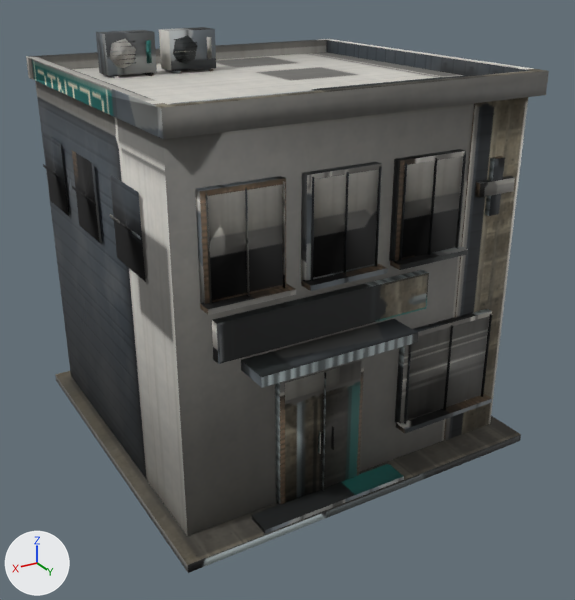
An edit to the OBJ model App/assets/lod/buildings/commercial/public_001.lod1.obj, drawn before and after from the same camera.
Before and after are seen from a 50 mm camera at (6.59, 11.53, 7.97) aimed at (-0.02, 0.52, 2.46). Arrows for +X, +Y and +Z are at lower left; the lights stay in place. The older version comes first. Where no turn or scale is listed for an object, it has been applied to the vertices.

In view in the first picture: 'public_001'.
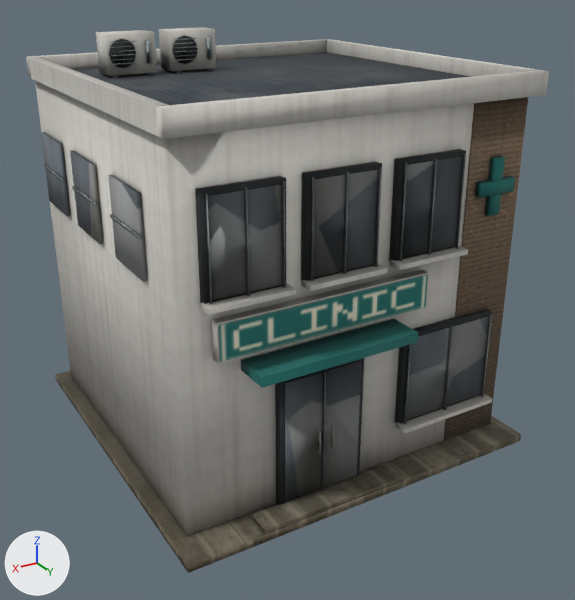
Diff of the bpy script that builds the scene:
```diff
--- a/App/assets/lod/buildings/commercial/public_001.lod1.obj.py
+++ b/App/assets/lod/buildings/commercial/public_001.lod1.obj.py
@@ me_public_001 @@
 # used by ob_public_001; location = (0.0, 0.0, 0.0)
-me_public_001.from_pydata(...)  # 436 vertices, 608 faces; spans x -3.25..3.25, y -3.25..3.29, z 0.0..6.85
+me_public_001.from_pydata(...)  # 473 vertices, 619 faces, 2 loose edges; spans x -3.25..3.25, y -3.25..3.29, z 0.0..6.85
+# me_public_001 part 1: the loose piece of 8 vertices spanning x 1.34..2.66, y 2.78..3.02, z 3.76..3.84 is copied, and the copy is scaled about its middle by (0.039, 4.65, 16.1), then moved by (1.04, -1.6, 0.73); it spans x 3.02..3.07, y 0.75..1.85, z 3.9..5.15
+# me_public_001 part 2: the loose piece of 8 vertices spanning x 2.06..2.14, y -1.89..-1.32, z 6.13..6.2 is copied, and the copy is scaled about its middle by (0.672, 1.92, 18.6), then moved by (0.94, 1.1, -1.64); it spans x 3.02..3.07, y -1.05..0.05, z 3.9..5.15
+# me_public_001 part 3: the loose piece of 8 vertices spanning x 2.06..2.14, y -1.89..-1.32, z 6.13..6.2 is copied, and the copy is scaled about its middle by (0.672, 1.92, 18.6), then moved by (0.94, -0.6, -1.64); it spans x 3.02..3.07, y -2.75..-1.66, z 3.9..5.15
+# me_public_001 part 4: the loose piece of 4 vertices spanning x 3.04..3.05, y -1.06..0.05, z 3.9..5.16 is deleted
+# me_public_001 part 5: the loose piece of 4 vertices spanning x 3.04..3.05, y -2.76..-1.65, z 3.9..5.16 is deleted
+# me_public_001 part 6: the loose piece of 4 vertices spanning x 3.04..3.05, y 0.75..1.85, z 3.9..5.16 is deleted
+# me_public_001 part 7
+# 59 vertices are removed from x -3.11..3.11, y -3.14..2.97, z 0.12..6.77
+# 202 faces are deleted
+# 3 vertices move from x -3.11..3.11, y -2.82..2.82, z 6.06..6.41 to x -3.11..3.11, y -2.82..2.82, z 6.06..6.4
+# 84 vertices are added at x -3.11..3.11, y -3.13..2.97, z 0.12..6.77
+# 2 loose edges are added
+# 189 new faces join them
+# me_public_001 part 8: 393 kept faces spanning x -3.25..3.25, y -3.25..3.29, z 0.0..6.85 get new texture (UV) coordinates
+# other edits to the shape of me_public_001 do not show in these pictures
 me_public_001.materials.append(mat_public_001_baked)
```

Pixel boxes (x1, y1, x2, y2) of what changed, in the pictures (575 x 600 px; the box of a moved part takes in the faces that stretch with it):
part 1 of me_public_001, added
    after: (108, 175, 147, 281)
part 2 of me_public_001, added
    after: (70, 150, 103, 244)
part 3 of me_public_001, added
    after: (41, 132, 70, 216)
part 4 of me_public_001, deleted
    before: (72, 150, 102, 244)
part 5 of me_public_001, deleted
    before: (43, 132, 69, 216)
part 6 of me_public_001, deleted
    before: (110, 174, 146, 282)
part 7 of me_public_001, moved or reshaped
    both: (26, 35, 549, 139)
part 8 of me_public_001, surface changed
    both: (35, 27, 545, 573)
